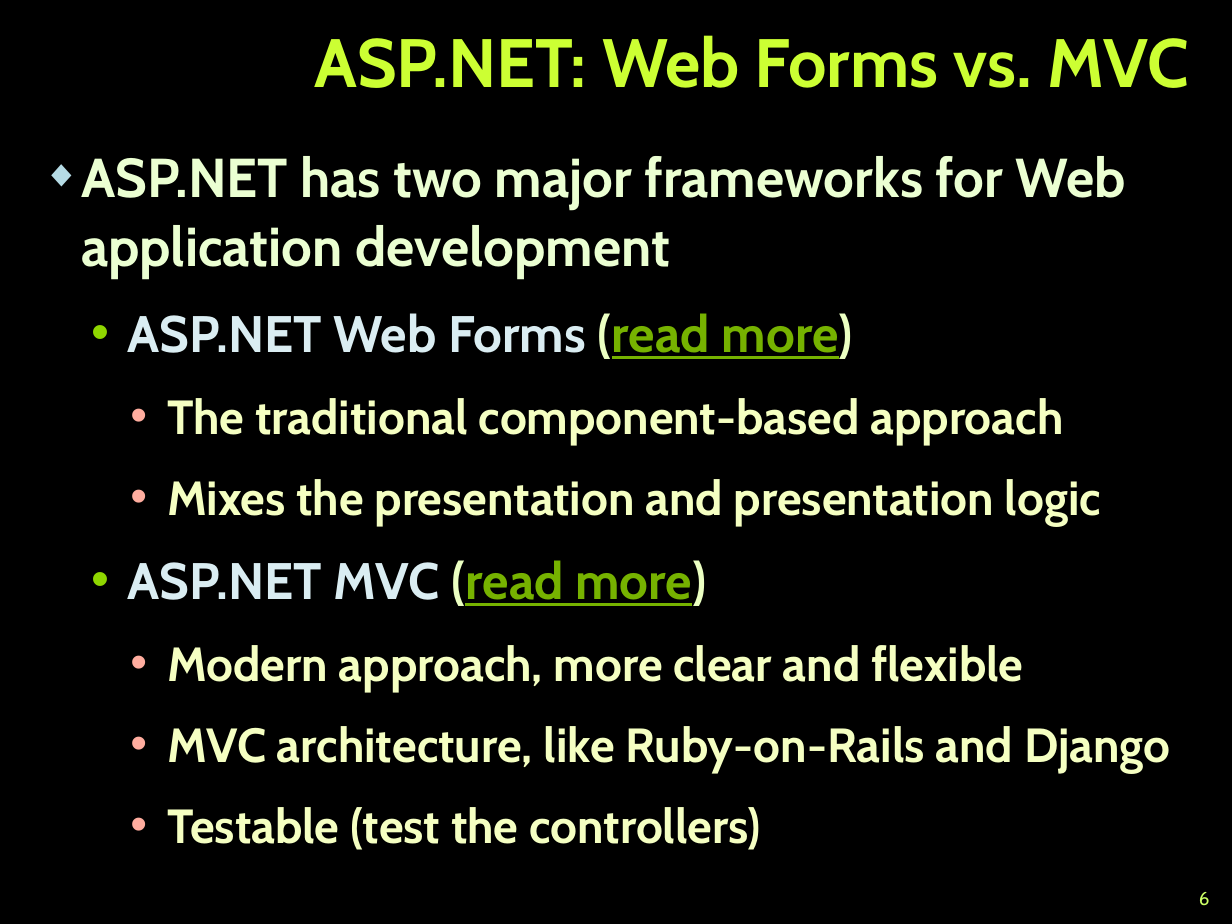
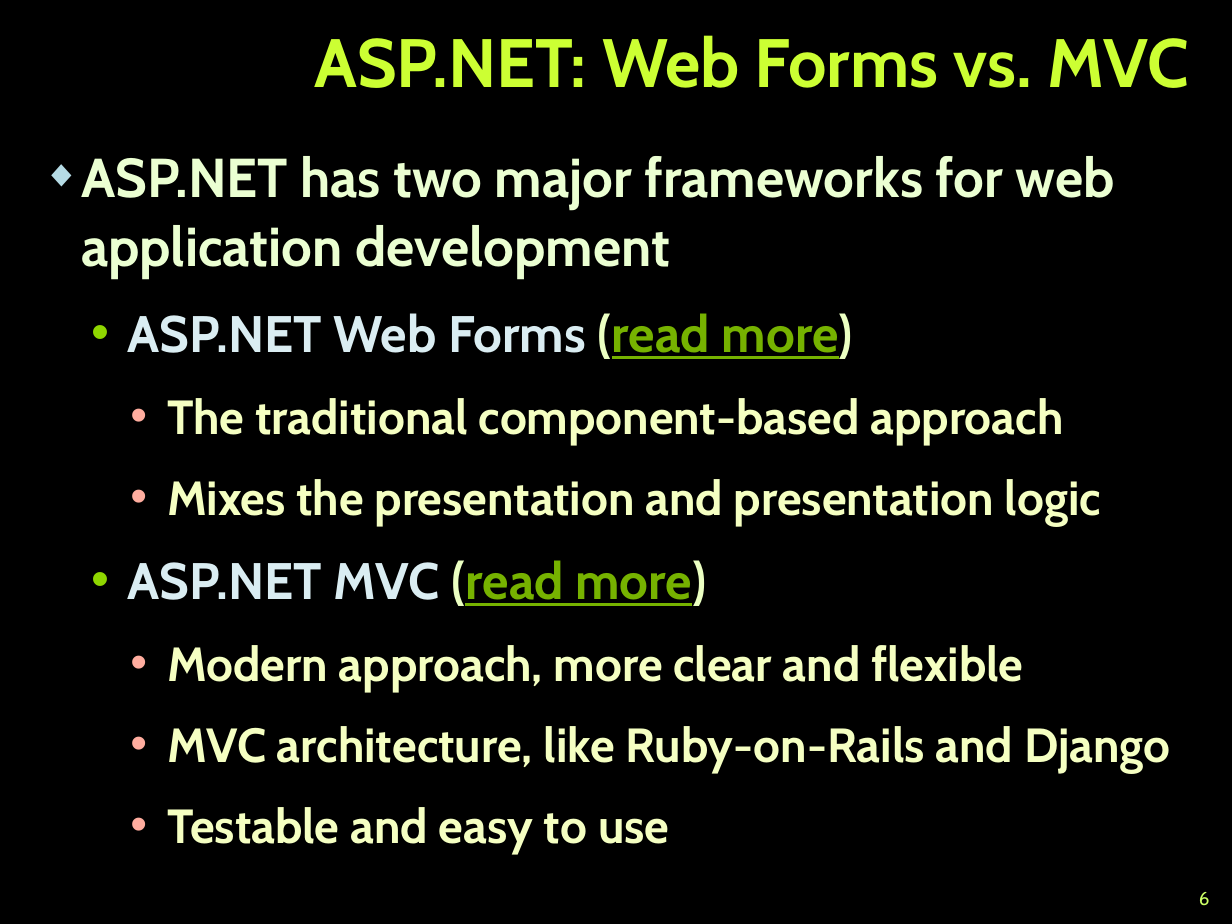
Before and after one commit to TelerikAcademy/ASP.NET-Web-Forms, a slide deck: slide 6 of 01. Introduction-to-ASP.NET/Introduction-to-ASP.NET.pptx. Drawn at 1232x924 pixels with LibreOffice and Linux fonts; fonts in the diff are those of the drawing; background and template pictures are left out. Boxes give left, top, right and bottom in pixels: in the first picture for what was removed or moved away, otherwise in the second. Text is boxed around its words. In the diff, an @@ line names an element or a change of style, - is before the commit and + after.

```diff
--- a/01. Introduction-to-ASP.NET/Introduction-to-ASP.NET.pptx
+++ b/01. Introduction-to-ASP.NET/Introduction-to-ASP.NET.pptx
@@ text at [81, 156, 1115, 279]: text changed @@
-◆ ASP.NET has two major frameworks for Web application development
+◆ ASP.NET has two major frameworks for web application development
@@ text at [167, 807, 669, 854]: text changed @@
-    • Testable (test the controllers)
+    • Testable and easy to use
```
Also in this commit, not shown: 22 other slides changed, 4 slides added, 2 slides removed, 1 other file.
